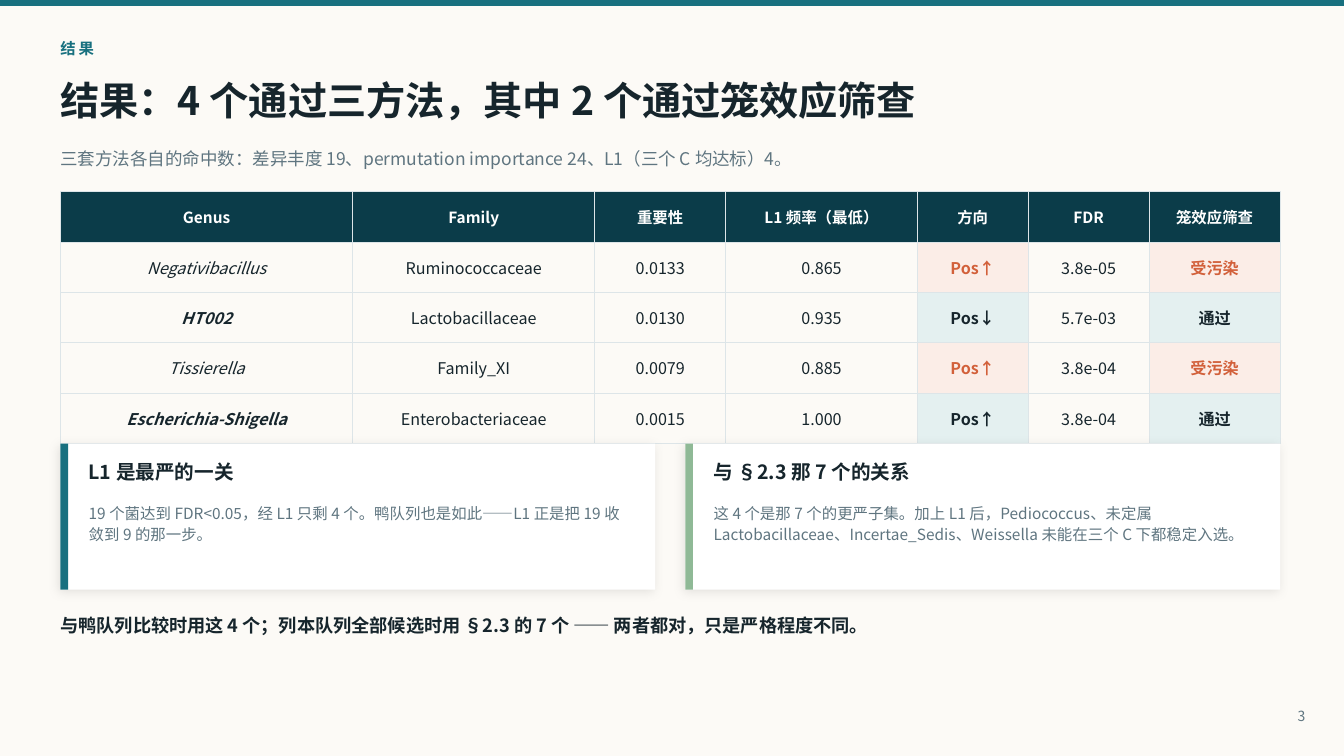
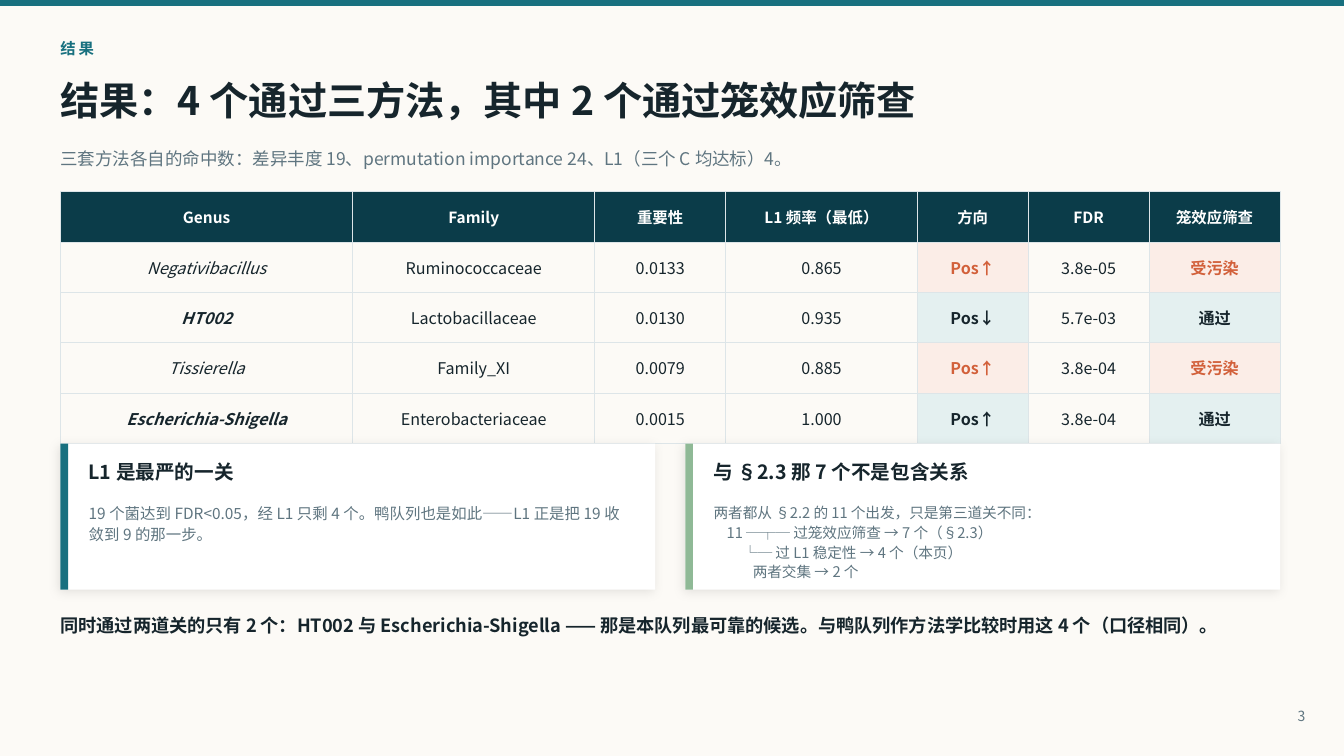
Before and after one commit to pengsihua2023/Christina-machine-learning-project, a slide deck: slide 3 of slides/Turkey_Biomarkers_CH.pptx. Drawn at 1344x756 pixels with LibreOffice and Linux fonts; fonts in the diff are those of the drawing. Boxes give left, top, right and bottom in pixels: in the first picture for what was removed or moved away, otherwise in the second. Text is boxed around its words. In the diff, an @@ line names an element or a change of style, - is before the commit and + after.

```diff
--- a/slides/Turkey_Biomarkers_CH.pptx
+++ b/slides/Turkey_Biomarkers_CH.pptx
@@ text at (x1=714, y1=462, x2=969, y2=481): text changed @@
-与 §2.3 那 7 个的关系
+与 §2.3 那 7 个不是包含关系
@@ text at (x1=714, y1=505, x2=1041, y2=578): text changed; size 11 to 10.5 pt @@
-这 4 个是那 7 个的更严子集。加上 L1 后，Pediococcus、未定属 Lactobacillaceae、Incertae_Sedis、Weissella 未能在三个 C 下都稳定入选。
+两者都从 §2.2 的 11 个出发，只是第三道关不同：
+11 ─┬─ 过笼效应筛查 → 7 个（§2.3）
+└─ 过 L1 稳定性 → 4 个（本页）
+两者交集 → 2 个
@@ text at (x1=60, y1=616, x2=1218, y2=637): text changed @@
-与鸭队列比较时用这 4 个；列本队列全部候选时用 §2.3 的 7 个 —— 两者都对，只是严格程度不同。
+同时通过两道关的只有 2 个：HT002 与 Escherichia-Shigella —— 那是本队列最可靠的候选。与鸭队列作方法学比较时用这 4 个（口径相同）。
```
Also in this commit, not shown: 1 other slide changed, 6 other files.
